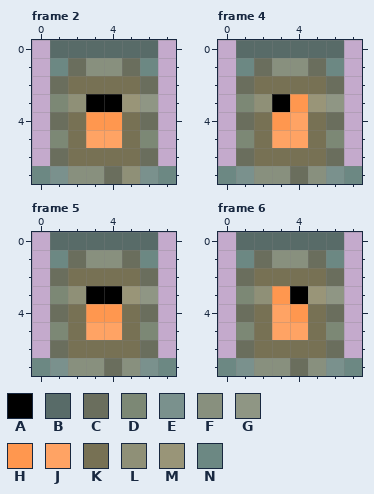
A pixel-art file gets an edit: sprite/furnace.aseprite. This is how it looked before the edit.
8x8 pixels, 12 frames. Colours within 5 levels of each other are drawn and written as one. Shown: frame 2, frame 4, frame 5, frame 6. The commit also changed other frames, which this record leaves out.
Visible layers, top first: "Layer 3", "Layer 1".
Palette (. is transparent): A #000000  B #586b68  C #6a6e5d  D #7c8875  E #7a918d  F #88907e  G #8f9684  H #ff974f  J #ffa364  K #777154  L #8f9077  M #999578  N #6c8883
Pixels before, frame 2, first column x 0:
0 .BBBBBB.
1 .NCFFCN.
2 .CKKKKC.
3 .DLAAMG.
4 .CKHHKC.
5 .DKJJKD.
6 .CKKKKC.
7 NEFFCLEN
Pixels before, frame 4, first column x 0:
0 .BBBBBB.
1 .NCFFCN.
2 .CKKKKC.
3 .DLAHMG.
4 .CKHJKC.
5 .DKJJKD.
6 .CKKKKC.
7 NEFFCFEN
Pixels before, frame 5, first column x 0:
0 .BBBBBB.
1 .NCFFCN.
2 .CKKKKC.
3 .DLAAMG.
4 .CKHHKC.
5 .DKJJKD.
6 .CKKKKC.
7 NEFFCFEN
Pixels before, frame 6, first column x 0:
0 .BBBBBB.
1 .NCFFCN.
2 .CKKKKC.
3 .DLHAMG.
4 .CKJHKC.
5 .DKJJKD.
6 .CKKKKC.
7 NEFFCFEN
The result:
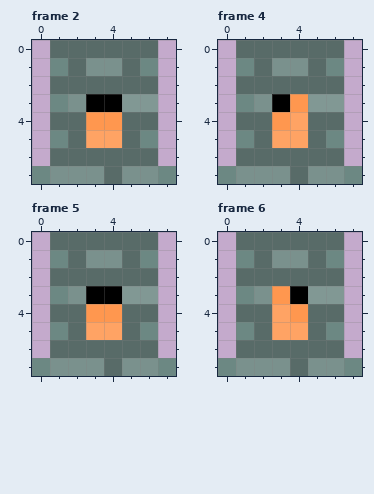
What changed:
layer "Layer 3" now hidden
colour M: #999578 -> #819894
Changed rows in their new state; - is a pixel that keeps its letter.
Frame 2:
first column x 1:
1 -BEEB-
2 BBBBBB
3 NE---M
4 BB--BB
5 NB--BN
6 BBBBBB
7 -EEBE-
Frame 4: the same change as frame 2
Frame 5: the same change as frame 2
Frame 6: the same change as frame 2
Pixel boxes of the changes (left, top, right, bottom) in both pictures:
changed: (50, 58, 158, 184)
changed: (236, 58, 344, 184)
changed: (50, 250, 158, 376)
changed: (236, 250, 344, 376)
